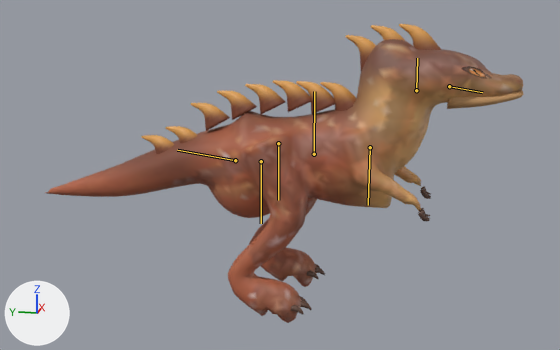
The glTF model public/art/dino.glb, before and after one commit.
Both versions are drawn from a 50 mm camera at (-5.37, -0.82, 2.25) aimed at (0.01, 0.25, 0.91). The axes (+X, +Y, +Z) are drawn at lower left. The lights are the same throughout. The first picture is the older version. The bones that change, and the others that lie on the model, are drawn over the model as lines.
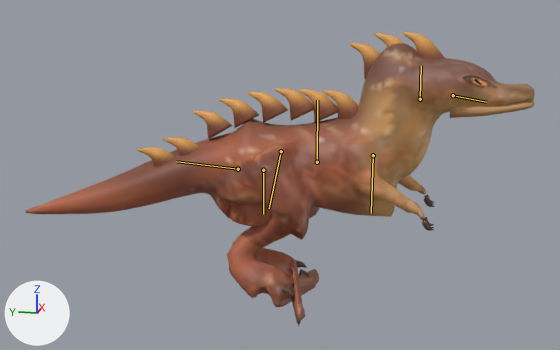
The newer file adds an action. The first version stands in its rest pose; the second is drawn at frame 9 of the action 'turn_pivot_left'.

What differs and where, as boxes (x1, y1, x2, y2) in the pictures (560 x 350 px):
'Mesh_3', posed (6% wider): before (45, 39, 523, 323); after (26, 43, 535, 326)
'Mesh_0', posed (10% wider): before (447, 91, 524, 109); after (450, 100, 535, 118)
'Mesh_8', posed: before (296, 81, 336, 114); after (299, 89, 339, 123)
'Mesh_9', posed: before (273, 80, 311, 112); after (276, 88, 315, 120)
'Mesh_10', posed: before (245, 84, 286, 114); after (248, 92, 288, 123)
'Mesh_11', posed: before (217, 91, 257, 120); after (219, 99, 259, 128)
'Mesh_7', posed: before (320, 82, 356, 111); after (323, 90, 359, 119)
'Mesh_4', posed: before (399, 24, 441, 50); after (403, 32, 445, 59)
'Mesh_12', posed: before (191, 103, 230, 131); after (193, 111, 233, 139)
'Mesh_2', posed (8% wider, 19% shorter): before (291, 186, 431, 315); after (283, 194, 434, 298)
'Mesh_14', posed (15% wider): before (142, 135, 174, 154); after (137, 147, 174, 167)
'Mesh_6', posed: before (345, 35, 376, 71); after (350, 43, 380, 79)
'Mesh_13', posed: before (165, 126, 197, 143); after (163, 137, 199, 156)
'Mesh_5', posed: before (371, 25, 405, 41); after (375, 33, 403, 48)
bone 'Body', root to tip: before (314, 154) to (314, 91); after (317, 162) to (317, 100)
bone 'Head', root to tip: before (416, 90) to (417, 58); after (420, 99) to (421, 66)
bone 'Tail', root to tip: before (235, 160) to (177, 150); after (238, 169) to (176, 161)
bone 'BackL', root to tip: before (261, 161) to (261, 223); after (263, 170) to (263, 214)
bone 'BackR', root to tip: before (278, 143) to (278, 200); after (281, 151) to (269, 208)

What changed in the scene script:
```text
Change bone_body:
    where bone_body = bpy.data.objects['dino rig'].pose.bones['Body']
    bone_body.location: (0.0, 0.0, 0.0) -> (-0.036, -0.052, 0.027)
Change bone_head:
    where bone_head = bpy.data.objects['dino rig'].pose.bones['Head']  # child of 'Body'
    bone_head.rotation_quaternion: (1.0, 0.0, 0.0, 0.0) -> (0.999, 0.0, -0.038, 0.0)  # degrees (0, 0, 0) -> degrees (0, -4, 0)
Change bone_tail:
    where bone_tail = bpy.data.objects['dino rig'].pose.bones['Tail']  # child of 'Body'
    bone_tail.rotation_quaternion: (1.0, 0.0, 0.0, 0.0) -> (0.993, 0.0, 0.0, 0.115)  # degrees (0, 0, 0) -> degrees (0, 0, 13)
Change bone_backl:
    where bone_backl = bpy.data.objects['dino rig'].pose.bones['BackL']  # child of 'Body'
    bone_backl.rotation_quaternion: (1.0, 0.0, 0.0, 0.0) -> (0.963, 0.058, 0.0, -0.262)  # degrees (0, 0, 0) -> degrees (6, 2, -30)
Change bone_backr:
    where bone_backr = bpy.data.objects['dino rig'].pose.bones['BackR']  # child of 'Body'
    bone_backr.rotation_quaternion: (1.0, 0.0, 0.0, 0.0) -> (0.974, 0.063, 0.0, 0.22)  # degrees (0, 0, 0) -> degrees (7, -2, 25)
```
